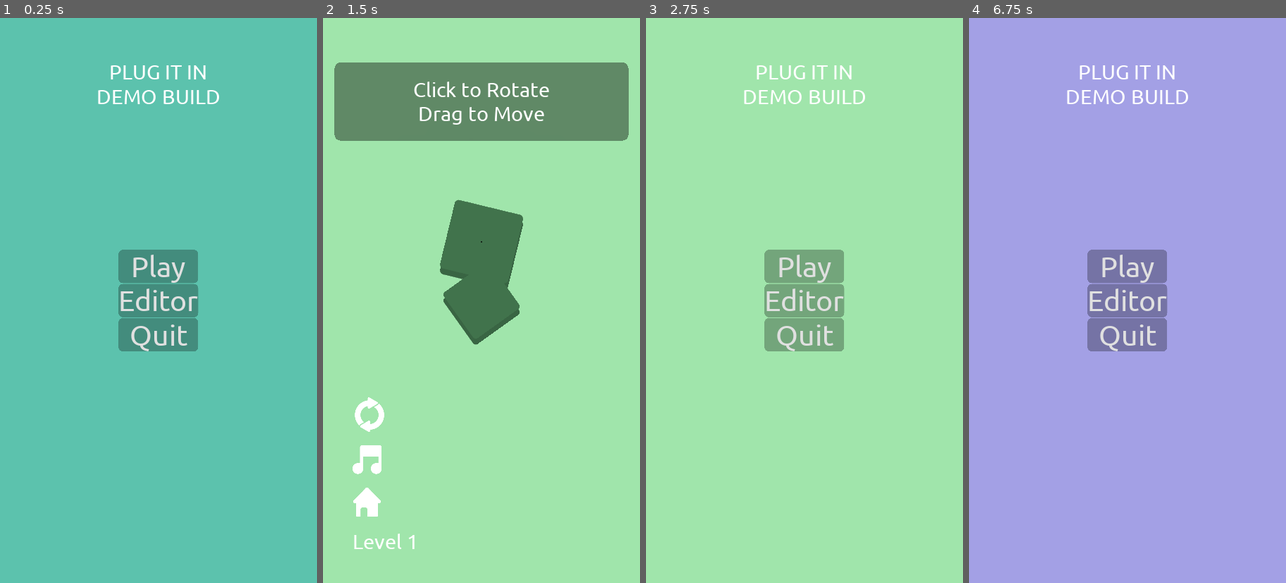
Above: before the commit, frames 1-4 (left to right).
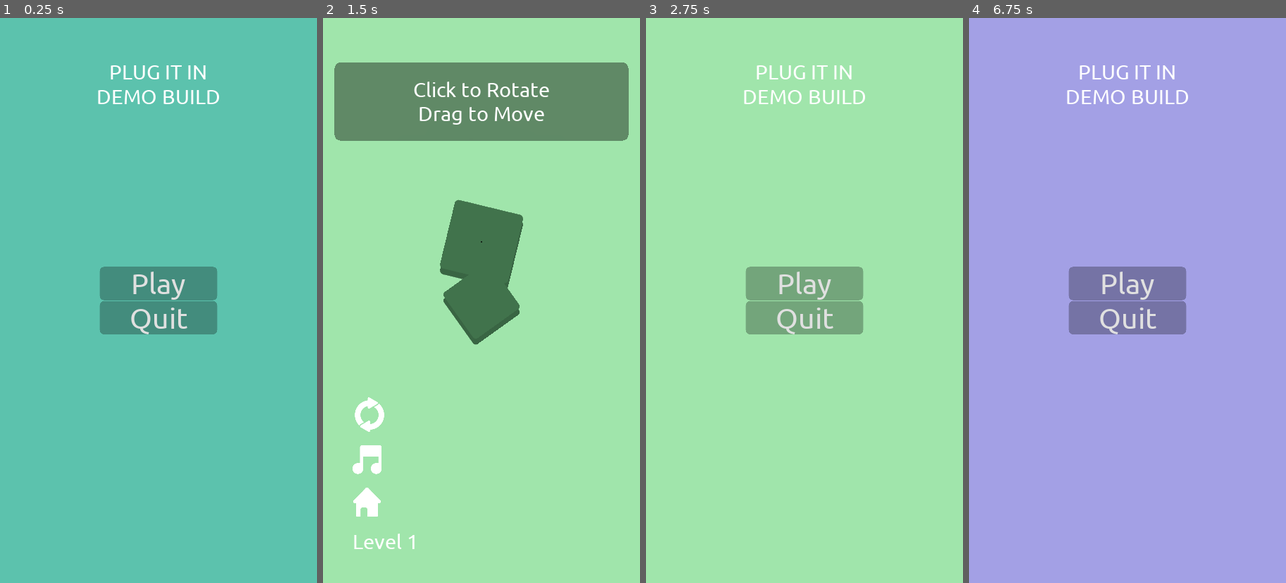
Above: after the commit, the same moments.

Repository: unSAME-Studio/ProjectOutlet
Game: Godot game, scene res://scenes/Menu.tscn
Two runs of this game, one before a commit and one after it. Both use one fixed random seed, a clock stepped at 60 frames per second and the inputs below.
Inputs (mouse positions are in pixels of both pictures, inside the frame that each line leads up to):
- Up to frame 1 (0.25 s): no input
- Up to frame 2 (1.5 s): click "Play" at 0.5 s; click "1" at 1.25 s
- Up to frame 3 (2.75 s): click (690, 503) at 2 s
- Up to frame 4 (6.75 s): click "Play" at 2.75 s; click "2" at 3.5 s; click (1016, 413) at 4.25 s; click (1016, 413) at 5 s; click (1016, 413) at 5.75 s; click (1013, 503) at 6.5 s

The runs differ from the first frame. In frame 1, 3.9% of the frame differs, in the area x 31-69%, y 41-59%; in frame 2, nothing differs; in frame 3, 3.9%; in frame 4, 3.9%.

Commit message:
HTML Update

Diff:
--- a/project.godot
+++ b/project.godot
@@ -57,6 +57,11 @@
 "events": [ Object(InputEventMouseButton,"resource_local_to_scene":false,"resource_name":"","device":0,"alt":false,"shi …(212 unchanged characters)…
  ]
 }
+editor={
+"deadzone": 0.5,
+"events": [ Object(InputEventKey,"resource_local_to_scene":false,"resource_name":"","device":0,"alt":false,"shift":false,"control":true,"meta":false,"command":true,"pressed":false,"scancode":69,"physical_scancode":0,"unicode":0,"echo":false,"script":null)
+ ]
+}
 
 [physics]
 
--- a/scenes/Menu.gd
+++ b/scenes/Menu.gd
@@ -17,6 +17,11 @@
 		$Control/Options/VBoxContainer/Quit.show()
 
 
+func _unhandled_input(event):
+	if Input.is_action_just_pressed("editor"):
+		_on_Editor_pressed()
+
+
 func _on_Play_pressed():
 	$Control/Options.hide()
 	$Control/Levels.show()
--- a/scenes/Menu.tscn
+++ b/scenes/Menu.tscn
@@ -42,13 +42,14 @@
 mouse_filter = 2
 
 [node name="VBoxContainer" type="VBoxContainer" parent="Control/Options"]
-margin_left = 400.0
-margin_top = 845.0
-margin_right = 679.0
-margin_bottom = 1075.0
+margin_left = 340.0
+margin_top = 903.0
+margin_right = 740.0
+margin_bottom = 1016.0
+rect_min_size = Vector2( 400, 0 )
 
 [node name="Play" type="Button" parent="Control/Options/VBoxContainer"]
-margin_right = 279.0
+margin_right = 400.0
 margin_bottom = 113.0
 focus_mode = 0
 mouse_default_cursor_shape = 2
@@ -57,6 +58,7 @@
 text = "Play"
 
 [node name="Editor" type="Button" parent="Control/Options/VBoxContainer"]
+visible = false
 margin_top = 117.0
 margin_right = 279.0
 margin_bottom = 230.0
Not shown, changed: docs/index.html
Not shown, changed: docs/index.pck
